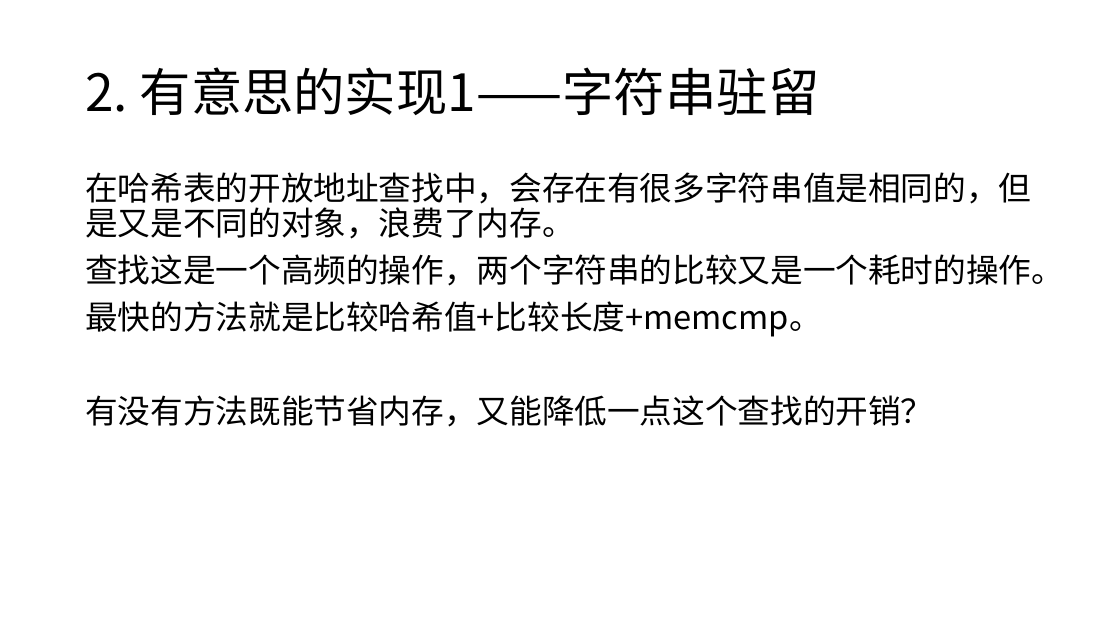
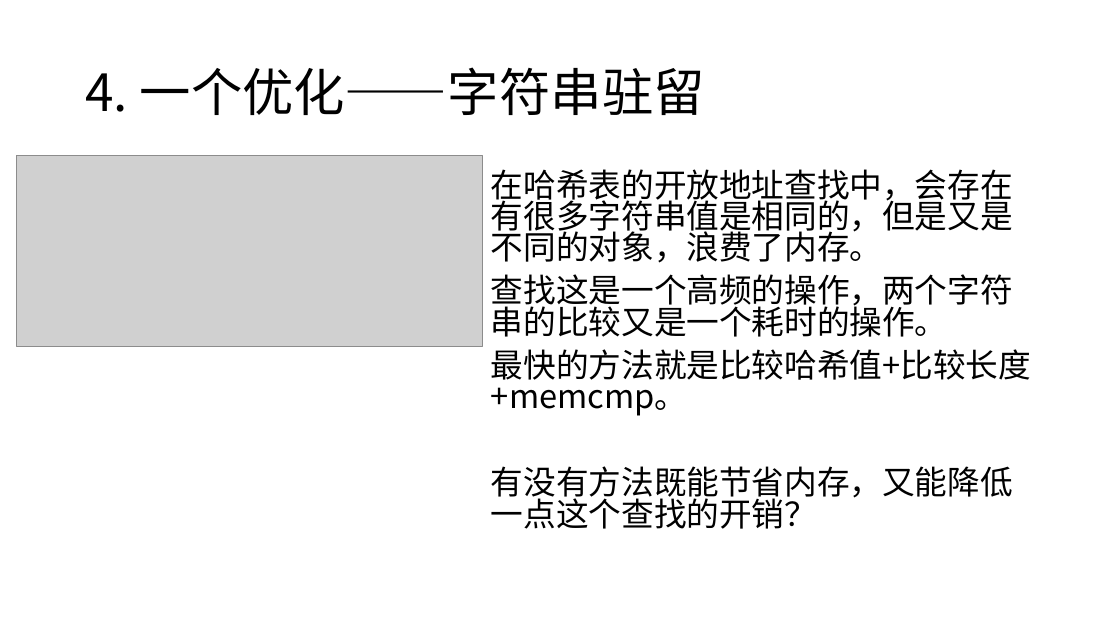
Before and after one commit to Blackteaxx/PythonDataAnalyze, a slide deck: slide 32 of Blakcteaxx/Clox.pptx (slide 9 before the commit). Drawn at 1120x630 pixels with LibreOffice and Linux fonts; fonts in the diff are those of the drawing; grey boxes stand for pictures. Boxes give left, top, right and bottom in pixels: in the first picture for what was removed or moved away, otherwise in the second. Text is boxed around its words. In the diff, an @@ line names an element or a change of style, - is before the commit and + after.

```diff
--- a/Blakcteaxx/Clox.pptx
+++ b/Blakcteaxx/Clox.pptx
@@ title at [85, 67, 705, 115]: text changed @@
-2. 有意思的实现1——字符串驻留
+4. 一个优化——字符串驻留
@@ picture added at [16, 155, 482, 346] @@
@@ text "在哈希表的开放地址查找中，会存在有很多字符串值是相同的，但是又是不同的对象，浪费了内存。": place and size @@
-text "在哈希表的开放地址查找中，会存在有很多字符串值是相同的，但是又是不同的对象，浪费了内存。" at [85, 172, 1064, 427]
+text "在哈希表的开放地址查找中，会存在有很多字符串值是相同的，但是又是不同的对象，浪费了内存。" at [491, 169, 1031, 529]
@@ text "在哈希表的开放地址查找中，会存在有很多字符串值是相同的，但是又是不同的对象，浪费了内存。" at [491, 169, 1031, 529]: line spacing 0.9 to 0.8 @@
```
Also in this commit, not shown: 17 other slides changed, 2 slides added, 2 slides removed, 20 other files.
